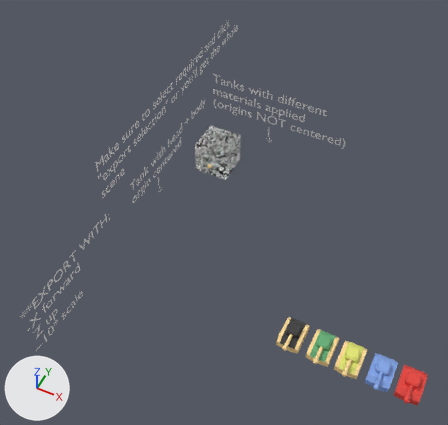
A saved change to the Blender file wiiTankBits/wiiTank.blend.
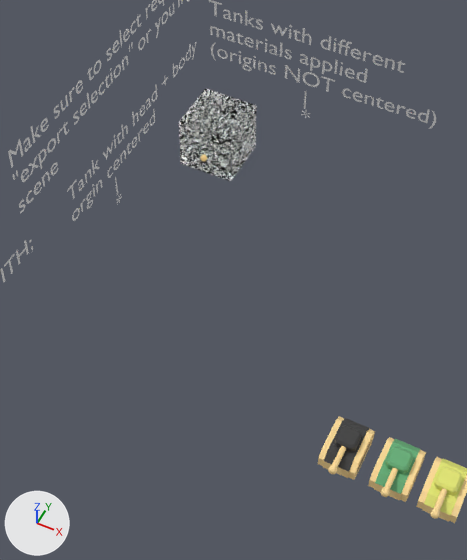
Each version is shown whole from a 50 mm camera at (40.1, -77.6, 82.5) aimed at (11.0, -19.4, 9.8), then close up on the part from 20% to 81% of the width and 17% to 94% of the height. The axes (+X, +Y, +Z) are drawn at lower left. The lights are the same throughout.

Objects in the first close-up: 'Crate', 'Text', 'Text.001', 'Text.002', 'tank_body', 'tank_body.001', 'tank_body.002', 'tank_head_exit.005', 'tank_head_top', 'tank_head_top.001', 'tank_head_top.002'.
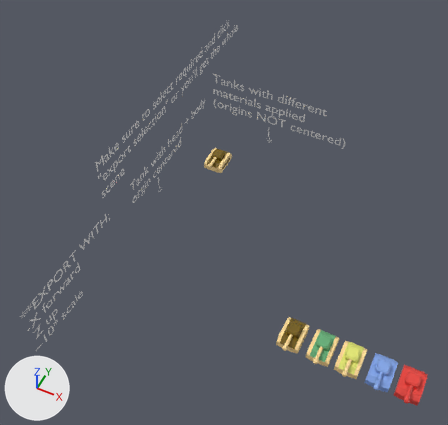
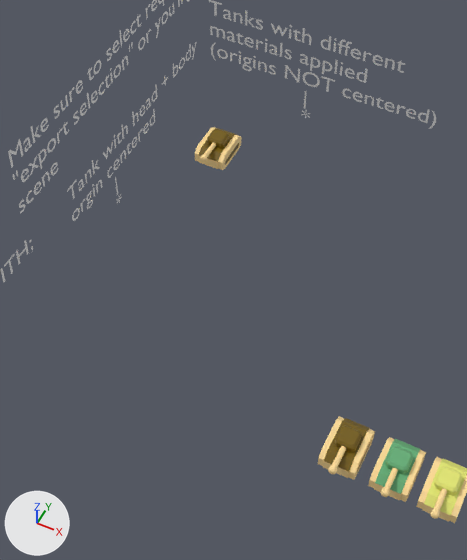
Where the change shows, as pixel boxes (x1, y1, x2, y2) in the close-ups (467 x 560 px):
'Crate', hidden: before (179, 89, 256, 181)
'tank_body', recoloured: (322, 417, 372, 474) in both
'tank_body.005', recoloured: (195, 127, 242, 170) in both
'tank_head_top', recoloured (grey to yellow): (334, 425, 362, 453) in both
'tank_head_exit.005', recoloured: (200, 129, 229, 162) in both

The edits, one by one:
Material 'BlackColouration' (mat_blackcolouration) changes colour from black #3c3c3c to dark yellow #745c05; in linear values from (0.0453, 0.0453, 0.0453) to (0.174, 0.108, 0.00138).
Object 'Crate' (ob_crate) is now hidden.
